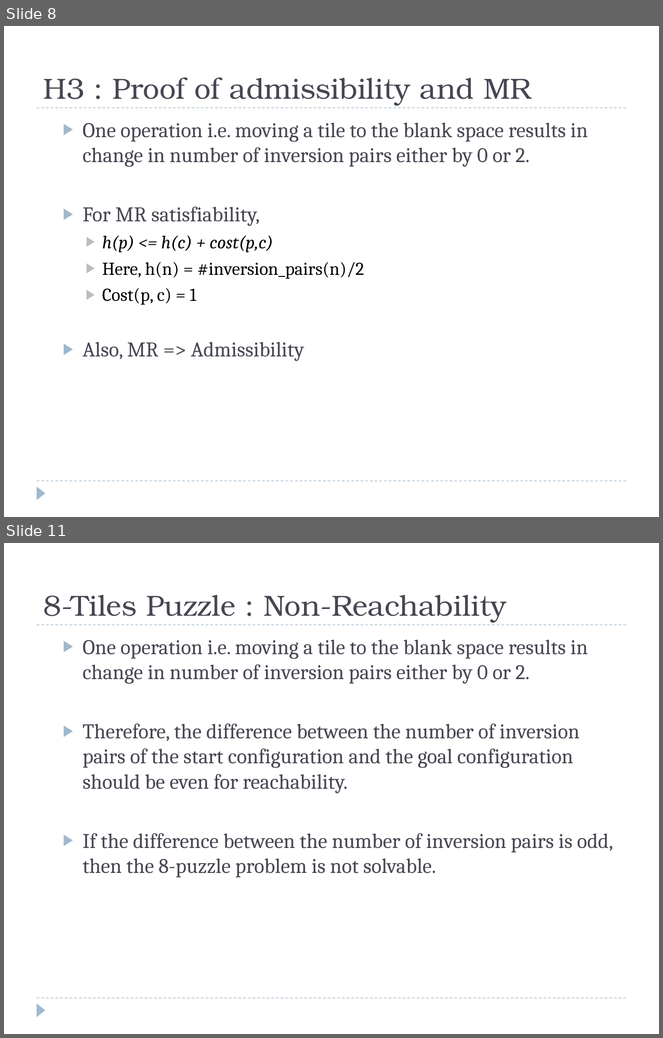
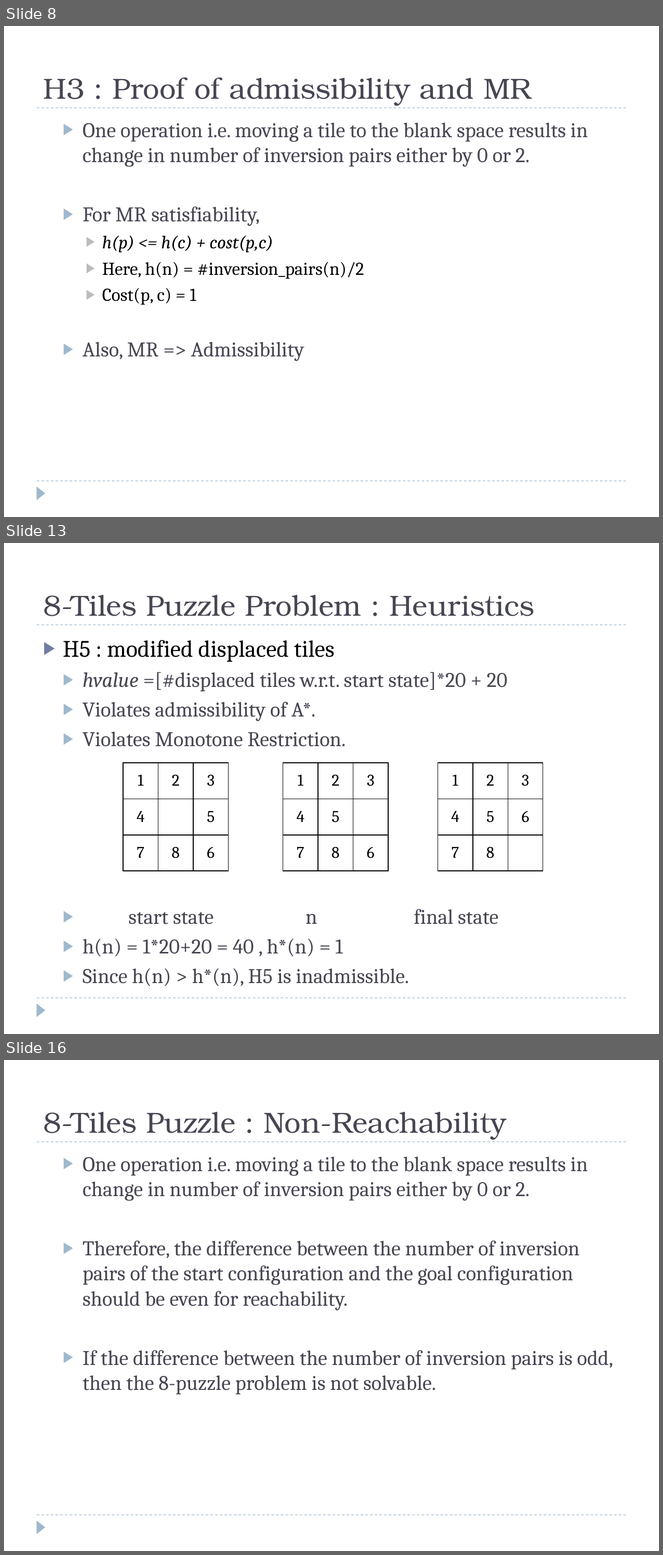
Before and after one commit to mayank127/AILab, a slide deck: slides/Astar.pptx. Shown one above the other, each under a label of ours: slides 8 and 11 before the commit, slides 8, 13 and 16 after it; the slides between them are not shown. The pictures are 663x1038 and 663x1555 pixels, drawn with LibreOffice and Linux fonts; fonts in the diff are those of the drawing. Boxes give left, top, right and bottom in pixels: in the first picture for what was removed or moved away, otherwise in the second. Text is boxed around its words. In the diff, an @@ line names an element or a change of style, - is before the commit and + after.

```diff
--- a/slides/Astar.pptx
+++ b/slides/Astar.pptx
@@ slide 13 added at <box>4,543,659,1034</box>, background #FFFFFF; not listed: 3 template elements that a slide beside it also shows @@
@@ title added at <box>43,595,534,616</box>, 32 pt, text #464653 @@
+8-Tiles Puzzle Problem : Heuristics
@@ text added at <box>63,640,508,987</box>, 23 pt, text #464653 @@
+▶ H5 : modified displaced tiles
+  ▶ hvalue =[#displaced tiles w.r.t. start state]*20 + 20
+  ▶ Violates admissibility of A*.
+  ▶ Violates Monotone Restriction.
+  ▶ start state n final state
+  ▶ h(n) = 1*20+20 = 40 , h*(n) = 1
+  ▶ Since h(n) > h*(n), H5 is inadmissible.
@@ table added at <box>123,763,229,871</box>, 3 rows, 3 columns @@
+1 | 2 | 3
+4 |  | 5
+7 | 8 | 6
@@ table added at <box>283,763,389,871</box>, 3 rows, 3 columns @@
+1 | 2 | 3
+4 | 5 | 
+7 | 8 | 6
@@ table added at <box>438,763,544,871</box>, 3 rows, 3 columns @@
+1 | 2 | 3
+4 | 5 | 6
+7 | 8 | 
@@ what was slide 11 is now slide 16 @@
```
Also in this commit, not shown: 4 slides changed, 8 other slides added, 2 slides removed.
